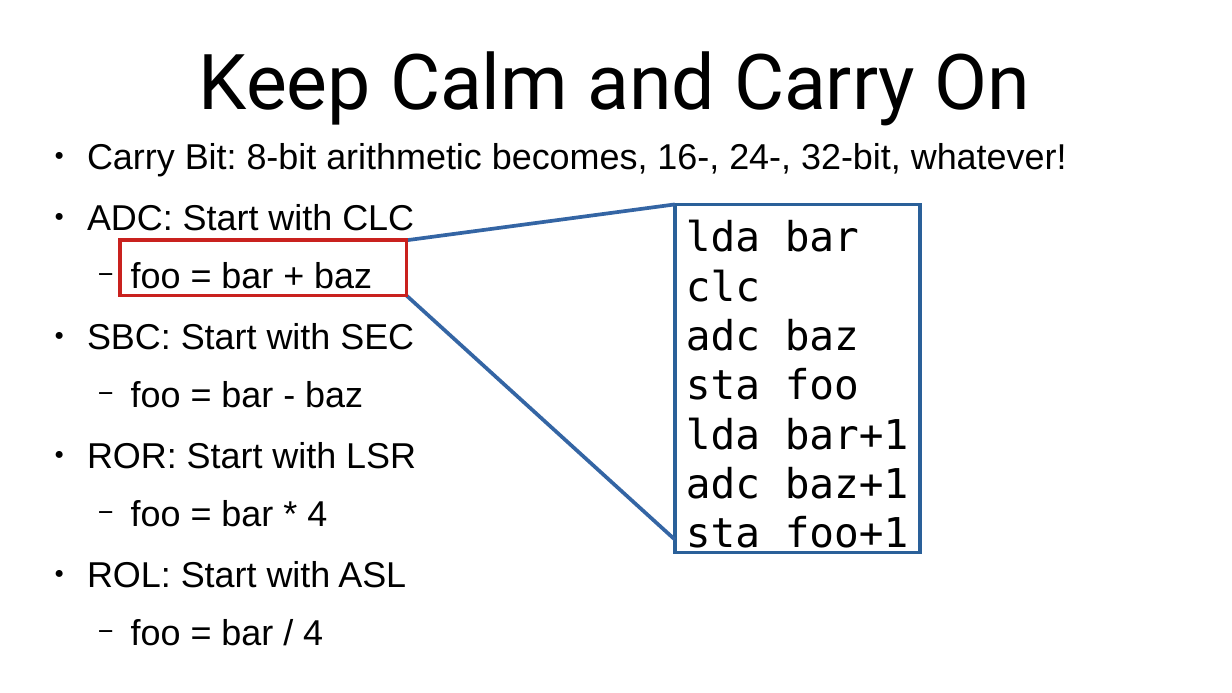
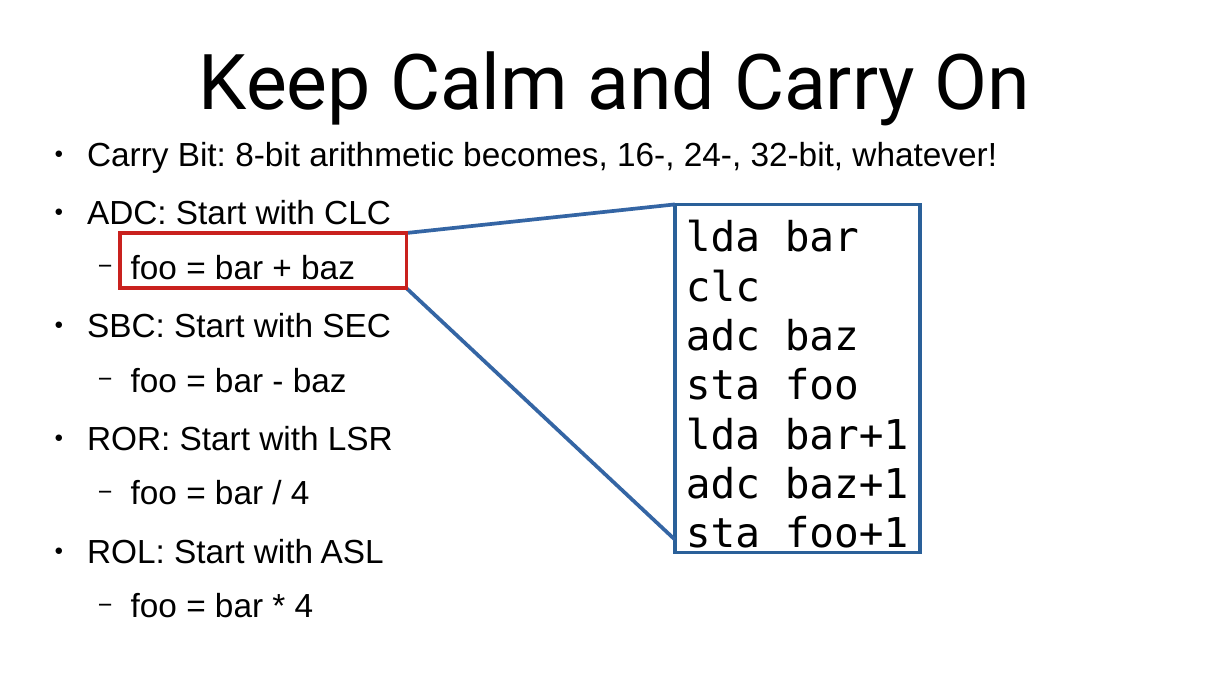
Before and after one commit to SlithyMatt/x16-assembly-tutorial, a slide deck: slide 3 of Lesson11/Lesson11.odp. Drawn at 1232x693 pixels with LibreOffice and Linux fonts; fonts in the diff are those of the drawing. Boxes give left, top, right and bottom in pixels: in the first picture for what was removed or moved away, otherwise in the second. Text is boxed around its words. In the diff, an @@ line names an element or a change of style, - is before the commit and + after.

```diff
--- a/Lesson11/Lesson11.odp
+++ b/Lesson11/Lesson11.odp
@@ text at [87, 141, 997, 618]: size 28 to 26 pt in "Carry Bit: 8-bit arithmetic becomes, 16-, 24-, ...", "ADC: Start with CLC", "foo = bar + baz", "SBC: Start with SEC" and 3 more places @@
@@ line moved from (407, 240) - (675, 204) to (407, 233) - (675, 204) @@
@@ rectangle: place and size @@
-rectangle at [120, 240, 407, 296]
+rectangle at [120, 233, 407, 288]
@@ text at [87, 254, 384, 564]: paragraphs added @@
+  − foo = bar / 4
+● ROL: Start with ASL
@@ line moved from (407, 296) - (675, 540) to (407, 288) - (675, 540) @@
@@ text at [87, 561, 406, 646]: paragraphs removed @@
-● ROL: Start with ASL
-  − foo = bar / 4
```
Also in this commit, not shown: 4 other slides changed.
